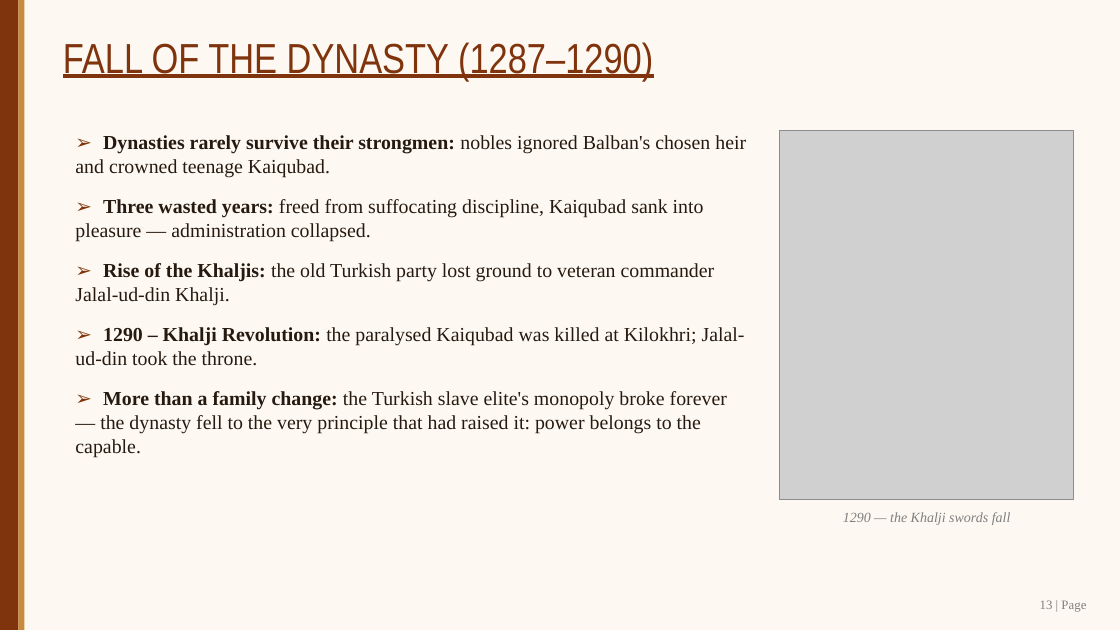
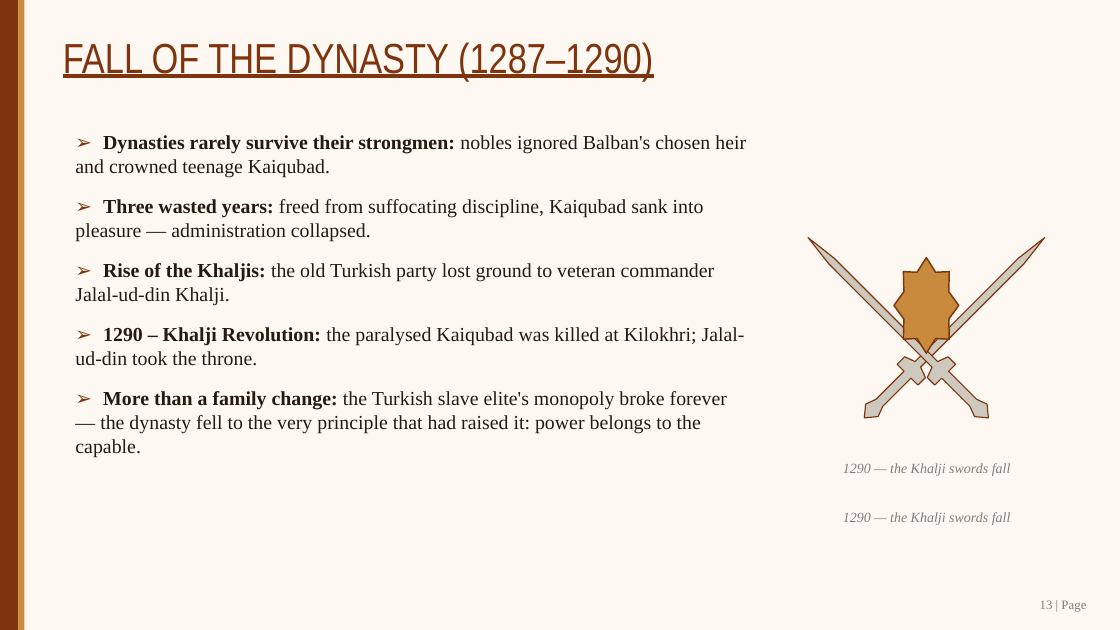
Before and after one commit to SangamSitapuri07/SIH, a slide deck: slide 13 of assignment/Slave_Dynasty_Mamluk_Presentation.pptx. Drawn at 1120x630 pixels with LibreOffice and Linux fonts; fonts in the diff are those of the drawing; grey boxes stand for pictures. Boxes give left, top, right and bottom in pixels: in the first picture for what was removed or moved away, otherwise in the second. Text is boxed around its words. In the diff, an @@ line names an element or a change of style, - is before the commit and + after.

```diff
--- a/assignment/Slave_Dynasty_Mamluk_Presentation.pptx
+++ b/assignment/Slave_Dynasty_Mamluk_Presentation.pptx
@@ picture removed at [780, 130, 1074, 500] @@
@@ freeform shape added at [798, 227, 999, 428], fill #CDC9BE, outline #80340D 1 pt @@
@@ freeform shape added at [854, 227, 1055, 428], fill #CDC9BE, outline #80340D 1 pt @@
@@ star added at [894, 258, 959, 354], fill #C88A3C, outline #80340D 1.25 pt @@
@@ text added at [843, 463, 1011, 476], 12 pt, text #7F7F7F, italic @@
+1290 — the Khalji swords fall
```
Also in this commit, not shown: 13 other slides changed, 2 other files.
